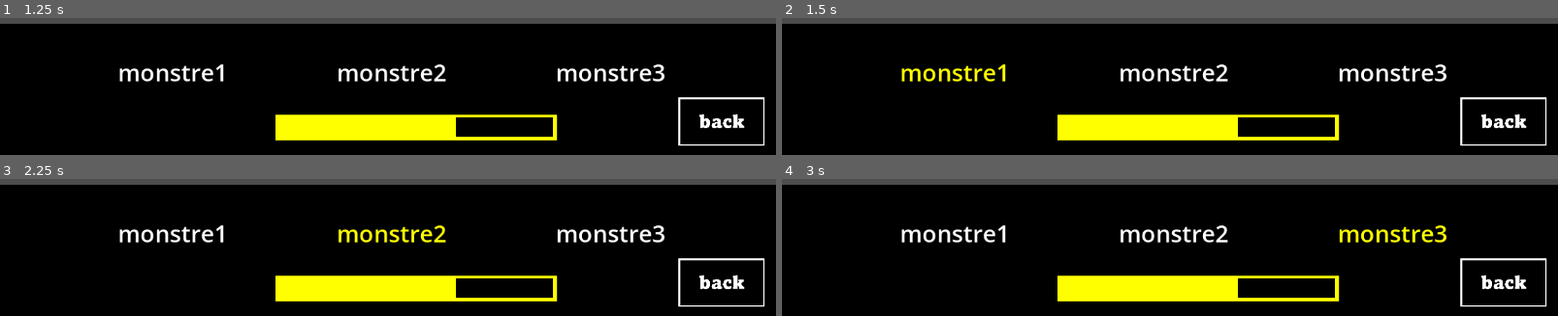
Above: before the commit, frames 1-4 (two rows, left to right).
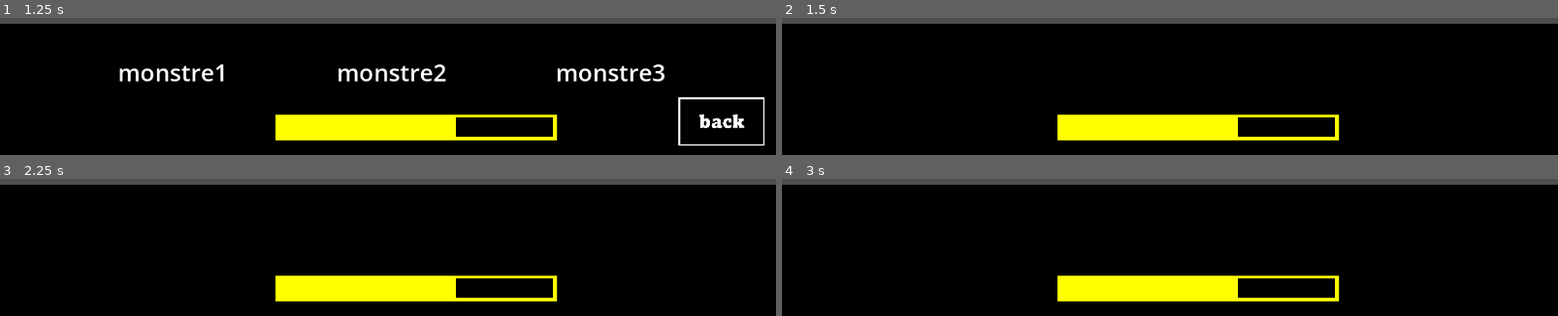
Above: after the commit, the same moments.

Repository: JasonJ13/CircusSunMoon
Game: Godot game, scene res://Scene/Player/Player.tscn
Two runs of this game, one before a commit and one after it. Both use one fixed random seed, a clock stepped at 60 frames per second and the inputs below. This scene is started directly instead of the project's main scene.
Inputs (mouse positions are in pixels of both pictures, inside the frame that each line leads up to):
- Up to frame 1 (1.25 s): click (651, 74) at 0.5 s
- Up to frame 2 (1.5 s): click (944, 71) at 1.25 s
- Up to frame 3 (2.25 s): click (388, 232) at 2.02 s
- Up to frame 4 (3 s): click (1395, 232) at 2.77 s

Frame 1 is identical in both runs. In frame 2, 3.3% of the frame differs, in the area x 15-99%, y 33-94%; in frame 3, 3.3%; in frame 4, 3.3%.

Commit message:
Update PlayerInterface.gd

Diff:
--- a/Script/Player/PlayerInterface.gd
+++ b/Script/Player/PlayerInterface.gd
@@ -35,6 +35,8 @@
 var nom_ennemies : Array[String]
 var HP_ennemies : Array[int]
 
+signal action(var1 : int, var2 : int)
+var spellvalue : int
 
 func _ready() -> void:
 	NomMonstre1.text = "monstre1"
@@ -89,6 +91,7 @@
 	Back.icon = back
 
 func _on_spell_1_pressed() -> void:
+	spellvalue = 1
 	Spell1.hide()
 	Spell2.hide()
 	Spell3.hide()
@@ -102,6 +105,7 @@
 	ButtonNomMonster3.show()
 	Back.show()
 func _on_spell_2_pressed() -> void:
+	spellvalue = 2
 	Spell1.hide()
 	Spell2.hide()
 	Spell3.hide()
@@ -115,6 +119,7 @@
 	ButtonNomMonster3.show()
 	Back.show()
 func _on_spell_3_pressed() -> void:
+	spellvalue = 3
 	Spell1.hide()
 	Spell2.hide()
 	Spell3.hide()
@@ -128,6 +133,7 @@
 	ButtonNomMonster3.show()
 	Back.show()
 func _on_spell_4_pressed() -> void:
+	spellvalue = 4
 	Spell1.hide()
 	Spell2.hide()
 	Spell3.hide()
@@ -141,6 +147,7 @@
 	ButtonNomMonster3.show()
 	Back.show()
 func _on_spell_5_pressed() -> void:
+	spellvalue = 5
 	Spell1.hide()
 	Spell2.hide()
 	Spell3.hide()
@@ -181,8 +188,29 @@
 	NomMonstre3.modulate = Color.WHITE
 
 func _on_bouton_nom_monstre_1_pressed() -> void:
-	pass # Replace with function body.
+	action.emit(spellvalue, 1)
+	NomMonstre1.hide()
+	NomMonstre2.hide()
+	NomMonstre3.hide()
+	ButtonNomMonster.hide()
+	ButtonNomMonster2.hide()
+	ButtonNomMonster3.hide()
+	Back.hide()
 func _on_bouton_nom_monstre_2_pressed() -> void:
-	pass # Replace with function body.
+	action.emit(spellvalue, 1)
+	NomMonstre1.hide()
+	NomMonstre2.hide()
+	NomMonstre3.hide()
+	ButtonNomMonster.hide()
+	ButtonNomMonster2.hide()
+	ButtonNomMonster3.hide()
+	Back.hide()
 func _on_bouton_nom_monstre_3_pressed() -> void:
-	pass # Replace with function body.
+	action.emit(spellvalue, 1)
+	NomMonstre1.hide()
+	NomMonstre2.hide()
+	NomMonstre3.hide()
+	ButtonNomMonster.hide()
+	ButtonNomMonster2.hide()
+	ButtonNomMonster3.hide()
+	Back.hide()
